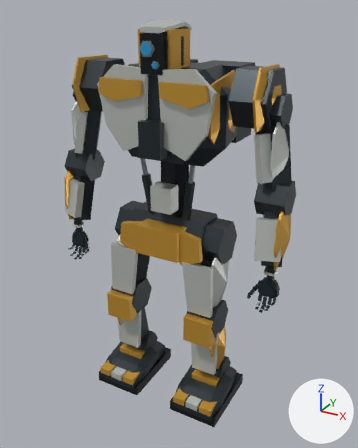
The glTF model assets/c08-worker/aurel/c08_aurel_d0_lod2.glb: old version first, new version second.
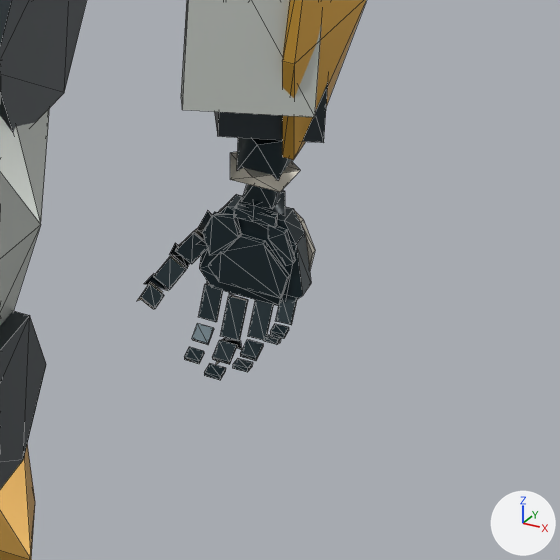
The first picture shows the older version from a 50 mm camera at (1.34, -2.39, 2.35) aimed at (0.0, 0.04, 1.14). The close-ups show the older and then the newer version on the part from 61% to 91% of the width and 53% to 78% of the height of that picture. Only the edits that show in the close-ups are written down. Arrows for +X, +Y and +Z are at lower right; the lights stay in place. The close-ups show mesh edges as thin lines. Vertices at exactly the same position are counted once.

In view in the first close-up: 'C08_SKIN'.
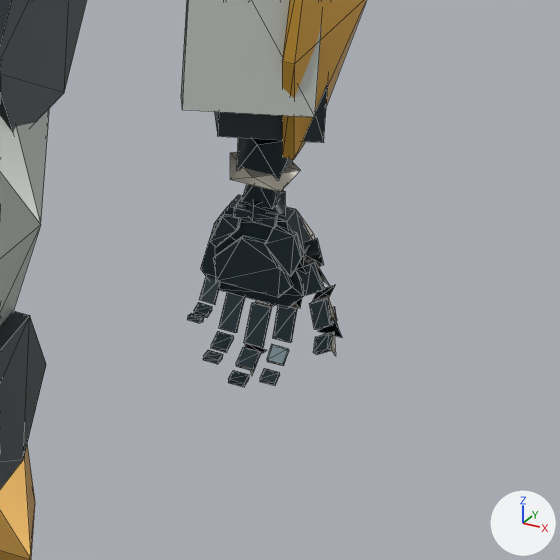
Diff of the bpy script that builds the scene:
```diff
--- a/assets/c08-worker/aurel/c08_aurel_d0_lod2.glb.py
+++ b/assets/c08-worker/aurel/c08_aurel_d0_lod2.glb.py
@@ me_c08_aurel_distance @@
 # used by ob_c08_skin; location = (0.0, 0.0, 0.0)
-me_c08_aurel_distance.from_pydata(...)  # 1784 vertices, 2768 faces; spans x -0.73..0.73, y -0.3..0.4, z 0.01..2.29
+me_c08_aurel_distance.from_pydata(...)  # 1784 vertices, 2768 faces; spans x -0.76..0.76, y -0.3..0.4, z 0.01..2.29
+# me_c08_aurel_distance part 1: 260 vertices moved from x 0.54..0.7, y -0.2..-0.1, z 0.84..1.01 to x 0.6..0.76, y -0.2..-0.1, z 0.84..1.01; 44 vertices removed from x 0.59..0.7, y -0.17..-0.1, z 0.85..1.01; 44 vertices added at x 0.6..0.71, y -0.17..-0.1, z 0.85..1.01
+# other edits to the shape of me_c08_aurel_distance do not show in these pictures
 me_c08_aurel_distance.materials.append(mat_c08_graphite_frame)
```

Where the change shows, as pixel boxes (x1, y1, x2, y2) in the close-ups (560 x 560 px; the box of a moved part takes in the faces that stretch with it):
part 1 of me_c08_aurel_distance, moved or reshaped
    before: (137, 194, 315, 380)
    after: (187, 195, 342, 387)
